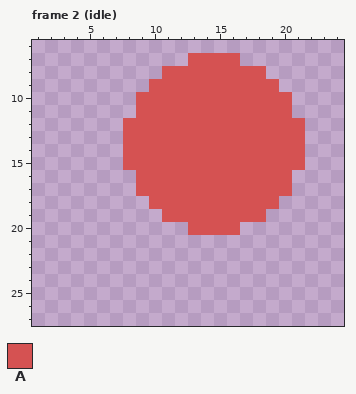
One commit to this pixel-art file: demo/test.aseprite. The first picture shows the starting point.
32x32 pixels, 6 frames. Colours within 5 levels of each other are drawn and written as one. Shown: frame 2 (idle): x 1..24, y 6..27. The commit also changed other frames, which this record leaves out.
Palette (. is transparent): A #d55252
Pixels before, frame 2 (idle), first column x 8:
 7 .....AAAA.....
 8 ...AAAAAAAA...
 9 ..AAAAAAAAAA..
10 .AAAAAAAAAAAA.
11 .AAAAAAAAAAAA.
12 AAAAAAAAAAAAAA
13 AAAAAAAAAAAAAA
14 AAAAAAAAAAAAAA
15 AAAAAAAAAAAAAA
16 .AAAAAAAAAAAA.
17 .AAAAAAAAAAAA.
18 ..AAAAAAAAAA..
19 ...AAAAAAAA...
20 .....AAAA.....
After:
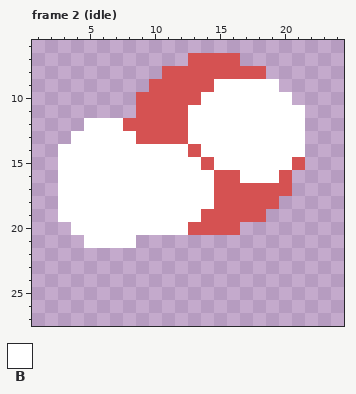
Colours new in this view: B #ffffff
From old to new:
Changed rows in their new state; - is an unchanged pixel.
Frame 2 (idle):
first column x 3:
 9 ------------BBBBB--
10 -----------BBBBBBB-
11 ----------BBBBBBBBB
12 --BBB-----BBBBBBBBB
13 -BBBBB----BBBBBBBBB
14 BBBBBBBBBB-BBBBBBBB
15 BBBBBBBBBBB-BBBBBB-
16 BBBBBBBBBBBB--BBB--
17 BBBBBBBBBBBB-------
18 BBBBBBBBBBBB-------
19 BBBBBBBBBBB--------
20 -BBBBBBBBB---------
21 --BBBB-------------
Pixel boxes of the changes (left, top, right, bottom) in both pictures:
changed: (58, 79, 305, 248)
